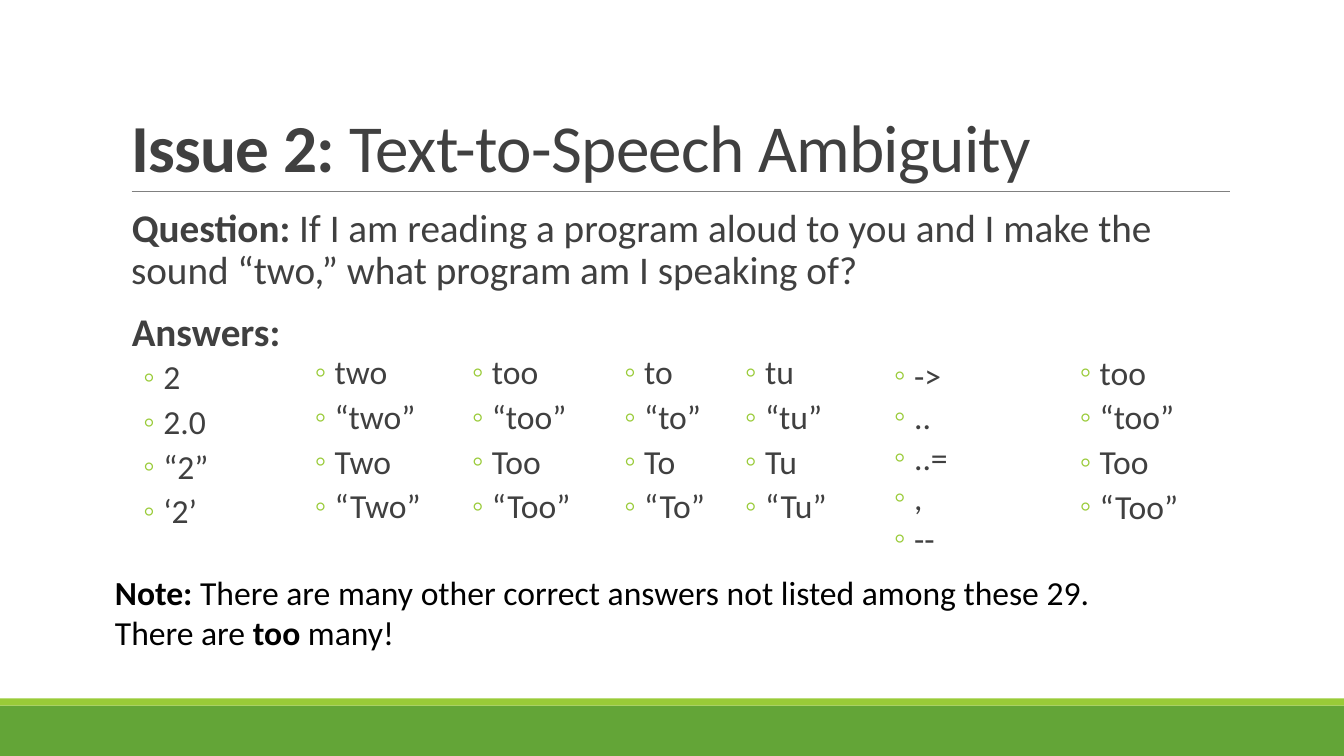
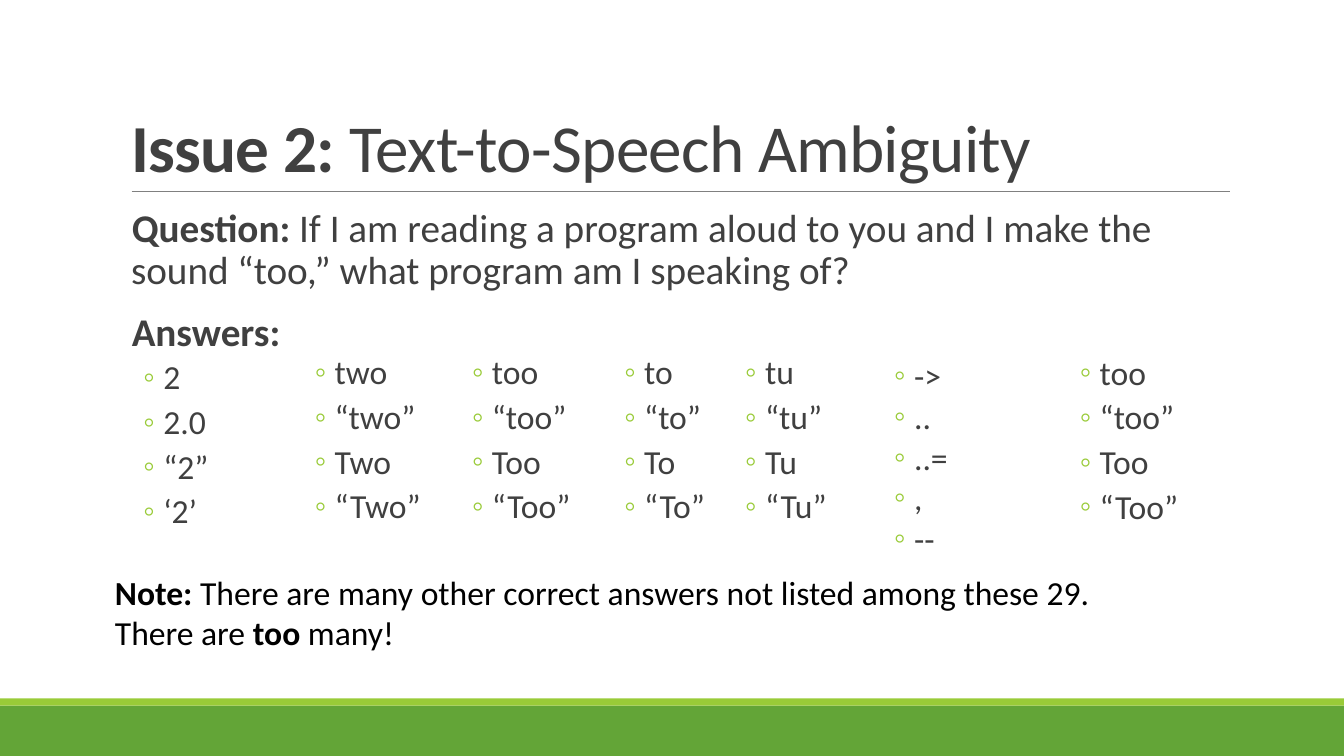
Before and after one commit to rbohrer/pl-course, a slide deck: slide 47 of LectureSlides/10GenderDisability.pptx (slide 48 before the commit). Drawn at 1344x756 pixels with LibreOffice and Linux fonts; fonts in the diff are those of the drawing. Boxes give left, top, right and bottom in pixels: in the first picture for what was removed or moved away, otherwise in the second. Text is boxed around its words. In the diff, an @@ line names an element or a change of style, - is before the commit and + after.

```diff
--- a/LectureSlides/10GenderDisability.pptx
+++ b/LectureSlides/10GenderDisability.pptx
@@ text at (131, 214, 1151, 291): text changed @@
-  Question: If I am reading a program aloud to you and I make the sound “two,” what program am I speaking of?
+  Question: If I am reading a program aloud to you and I make the sound “too,” what program am I speaking of?
```
Also in this commit, not shown: 2 other slides changed, 1 slide removed, 2 other files.
